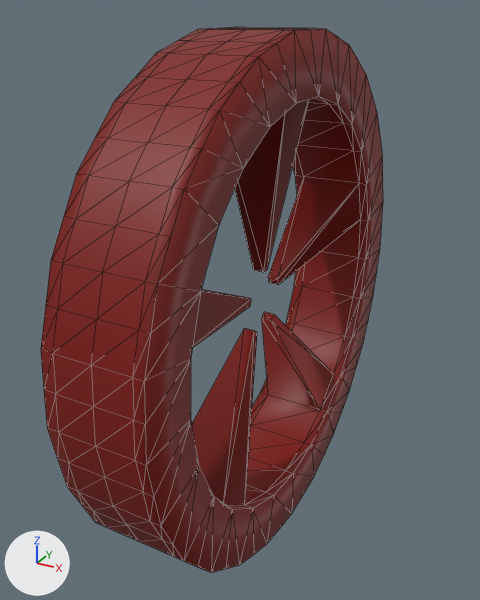
A saved change to the glTF model Systems Offline/systems-offline/src/3d/Assets/Engine room/Final_Boiler valve.glb.
The view is the same before and after, from a 50 mm camera at (-0.686, 5.658, -0.357) aimed at (-0.964, 6.165, -0.61). The lights are fixed; the arrows at lower left show +X, +Y and +Z. The first picture is the older version. Mesh edges are drawn as thin lines. Where no turn or scale is listed for an object, it has been applied to the vertices.

The first picture shows 'Valve'.
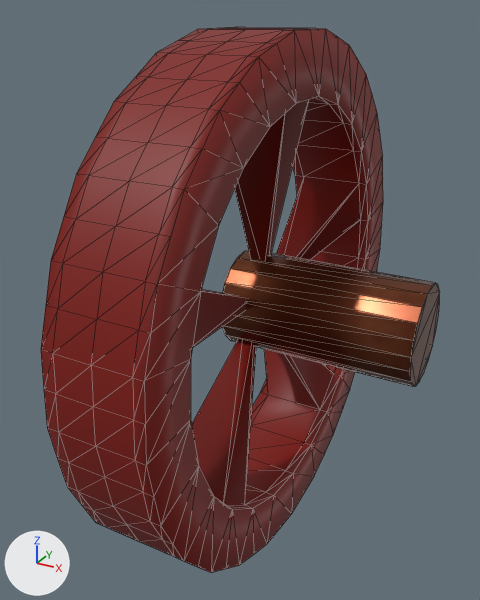
Where the change shows, as pixel boxes (x1, y1, x2, y2) in the pictures (480 x 600 px):
'Cylinder.014', added (brown): after (222, 250, 440, 387)

Diff of the bpy script that builds the scene:
```diff
--- a/Systems Offline/systems-offline/src/3d/Assets/Engine room/Final_Boiler valve.glb.py
+++ b/Systems Offline/systems-offline/src/3d/Assets/Engine room/Final_Boiler valve.glb.py
@@ img_ucupaint_cylinder @@
+img_ucupaint_cylinder = load_image('Ucupaint Cylinder', '_unpacked/Ucupaint_Cylinder', 512, 512, 'sRGB')
@@ mat_tubes @@
+mat_tubes = principled_material('Tubes')
+mat_tubes.texture = img_ucupaint_cylinder
+mat_tubes.metallic = 0.745
+mat_tubes.roughness = 0.245
@@ me_cylinder_029 @@
+me_cylinder_029.from_pydata(...)  # a 20-sided cylinder along x spanning x -0.091..0.091, y -0.047..0.047, z -0.047..0.047
+me_cylinder_029.materials.append(mat_tubes)  # picture img_ucupaint_cylinder
@@ ob_cylinder_014 @@
+ob_cylinder_014 = bpy.data.objects.new('Cylinder.014', me_cylinder_029)
+ob_cylinder_014.location = (-0.887, 6.197, -0.621)
```
